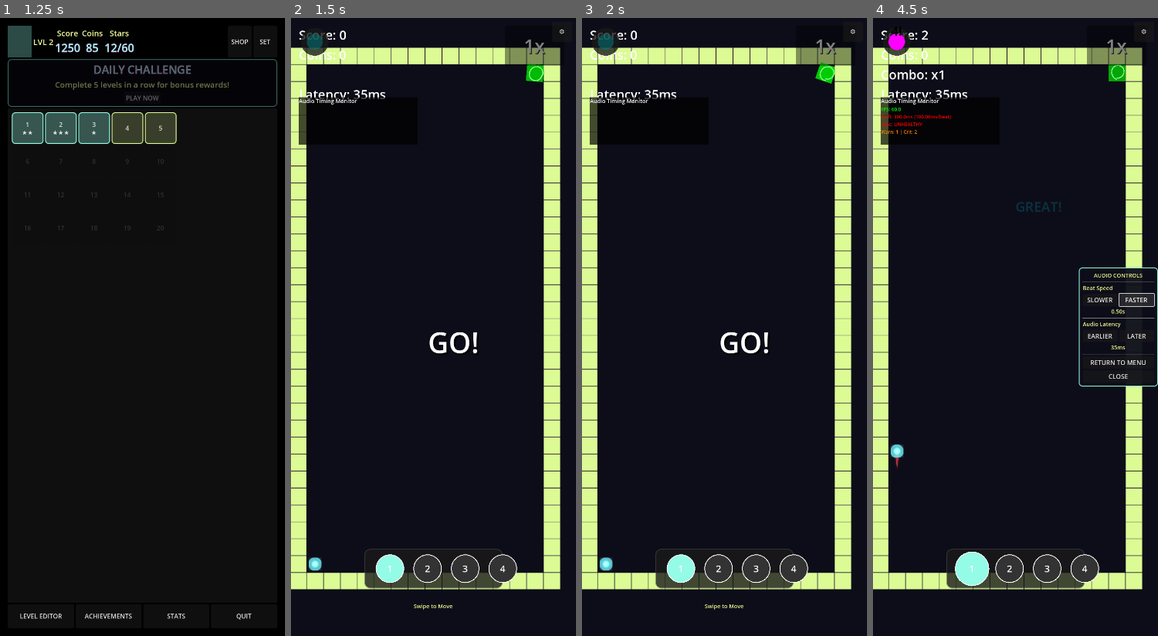
Above: before the commit, frames 1-4 (left to right).
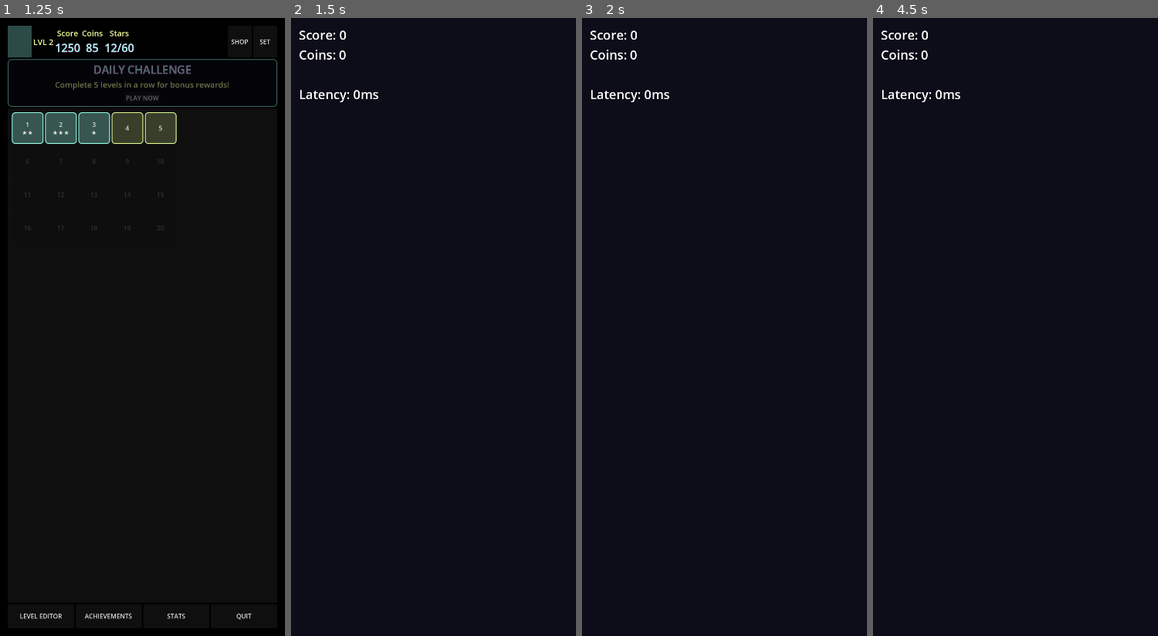
Above: after the commit, the same moments.

Repository: rubiconRiver/tomb-of-the-mask-clone
Game: Godot game, scene res://scenes/TestStart.tscn
Two runs of this game, one before a commit and one after it. Both use one fixed random seed, a clock stepped at 60 frames per second and the inputs below.
Inputs (mouse positions are in pixels of both pictures, inside the frame that each line leads up to):
- Up to frame 1 (1.25 s): tap Enter at 0.5 s; move the mouse to (205, 296) at 0.52 s; hold Right from 0.53 s (still down); hold M from 0.53 s (still down); click (205, 296) at 0.67 s
- Up to frame 2 (1.5 s): release Right at 1.25 s; release M at 1.25 s; click "PLAY NOW" at 1.25 s
- Up to frame 3 (2 s): no input
- Up to frame 4 (4.5 s): click (1143, 30) at 2 s, where only the run before the commit has a clickable "⚙️"; click (1101, 302) at 2.75 s, where only the run before the commit has a clickable "SLOWER"; drag from (958, 357) to (1118, 73) at 3.52 s; click (1135, 302) at 4.25 s, where only the run before the commit has a clickable "FASTER"

Frame 1 is identical in both runs. In frame 2, 17% of the frame differs, in the area x 0-96%, y 1-96%; in frame 3, 17%; in frame 4, 17%, in the area x 0-100%, y 1-93%.
Error after the commit: Parse Error: Identifier "multiplier" not declared in the current scope. (res://scripts/GameManager.gd:716)

Commit message:
Add comprehensive debugging and fix level progression timing
- Added detailed debug logging to track level progression flow
- Fixed results screen timing by using call_deferred for next_level()
- Added proper cleanup with await process_frame before level generation
- Enhanced _on_goal_reached() logging to catch duplicate triggers
- Restructured next_level() with better state management and cleanup
- Results screen now properly cleans up before calling next level

🤖 Generated with [Claude Code](https://claude.ai/code)

Co-Authored-By: Claude <noreply@anthropic.com>

Diff:
--- a/scripts/GameManager.gd
+++ b/scripts/GameManager.gd
@@ -659,37 +659,66 @@
 	current_level = saved_level
 
 func next_level():
-	current_level += 1
-	print("[GameManager] Moving to next level: ", current_level)
+	print("[GameManager] next_level() called - current level: ", current_level)
 
 	# Check if next level exists before proceeding
-	var next_level_path = "res://levels/%03d.json" % current_level
+	var next_level_num = current_level + 1
+	var next_level_path = "res://levels/%03d.json" % next_level_num
+
+	print("[GameManager] Checking for next level: ", next_level_path)
+
 	if not FileAccess.file_exists(next_level_path):
-		print("[GameManager] Next level does not exist: ", next_level_path)
-		# Stay on current level and return to menu instead
-		current_level -= 1
+		print("[GameManager] Next level does not exist - returning to menu")
 		return_to_menu()
 		return
 
+	# Move to next level
+	current_level = next_level_num
+	print("[GameManager] Successfully moved to level: ", current_level)
+
+	# Clear level completion state completely
 	is_level_complete = false
+	level_complete_time = 0.0
+
+	# Reset game state
+	score = 0
+	coins = 0
 	level_start_time = Time.get_ticks_msec() / 1000.0
-	coins = 0
 
 	# Tell GameData about the new level
 	GameData.start_level(current_level)
 
-	# Generate the next level
+	# Clear any existing level objects
 	if level_generator:
+		# Clear existing level and wait for cleanup
+		for child in level_generator.get_children():
+			child.queue_free()
+
+		# Wait a frame to ensure cleanup is complete
+		await get_tree().process_frame
+
+		# Setup new level
 		level_generator.current_level = current_level
 		level_generator.generate_level()
+
+		# Reset player position
 		var spawn_pos = level_generator.get_player_spawn_position()
 		if player:
 			player.position = spawn_pos
 			player.reset()
-
-	# Reset style scoring
+			print("[GameManager] Player reset to position: ", spawn_pos)
+
+	# Reset all scoring systems
 	if style_score_manager:
 		style_score_manager.reset_score()
+
+	# Reset multiplier
+	multiplier = 1
+
+	# Reset audio state
+	AudioManager.stop_ambient_guitar()
+
+	print("[GameManager] Level ", current_level, " setup complete")
 
 func return_to_menu():
 	# If launched from editor, go back to editor instead
@@ -724,7 +753,10 @@
 		print("ERROR: Failed to load level editor scene")
 
 func _on_goal_reached():
+	print("[GameManager] _on_goal_reached() called - current_level: ", current_level, " is_level_complete: ", is_level_complete)
+
 	if is_level_complete:
+		print("[GameManager] Level already complete - ignoring goal reached")
 		return
 
 	is_level_complete = true
@@ -736,14 +768,16 @@
 	# Level complete haptic feedback
 	HapticFeedback.on_level_complete()
 
-	print("Level completed! Time: ", level_complete_time, " seconds")
-	print("Coins collected: ", coins, " Score: ", score)
-	print("Style accuracy: ", style_score_manager.get_accuracy(), "%")
+	print("[GameManager] Level ", current_level, " completed! Time: ", level_complete_time, " seconds")
+	print("[GameManager] Coins collected: ", coins, " Score: ", score)
+	if style_score_manager:
+		print("[GameManager] Style accuracy: ", style_score_manager.get_accuracy(), "%")
 
 	# Update GameData with completion
 	GameData.complete_level(current_level, score, coins, level_complete_time)
 
 	# Show results screen
+	print("[GameManager] Showing results screen...")
 	show_results_screen()
 
 func show_go_message():
--- a/scripts/ui/PremiumResultsScreen.gd
+++ b/scripts/ui/PremiumResultsScreen.gd
@@ -299,9 +299,16 @@
 	queue_free()
 
 func _on_next_pressed():
+	print("[ResultsScreen] Next Level button pressed")
 	if game_manager:
-		game_manager.next_level()
-	queue_free()
+		print("[ResultsScreen] Calling game_manager.next_level()")
+		# Queue free first to prevent any interference
+		queue_free()
+		# Use call_deferred to ensure results screen is cleaned up first
+		game_manager.call_deferred("next_level")
+	else:
+		print("[ResultsScreen] ERROR: game_manager is null!")
+		queue_free()
 
 func _on_menu_pressed():
 	if game_manager:
--- a/scripts/ui/ResultsScreen.gd
+++ b/scripts/ui/ResultsScreen.gd
@@ -160,9 +160,16 @@
 	queue_free()
 
 func _on_next_pressed():
+	print("[ResultsScreen] Next Level button pressed")
 	if game_manager:
-		game_manager.next_level()
-	queue_free()
+		print("[ResultsScreen] Calling game_manager.next_level()")
+		# Queue free first to prevent any interference
+		queue_free()
+		# Use call_deferred to ensure results screen is cleaned up first
+		game_manager.call_deferred("next_level")
+	else:
+		print("[ResultsScreen] ERROR: game_manager is null!")
+		queue_free()
 
 func _on_menu_pressed():
 	if game_manager:
